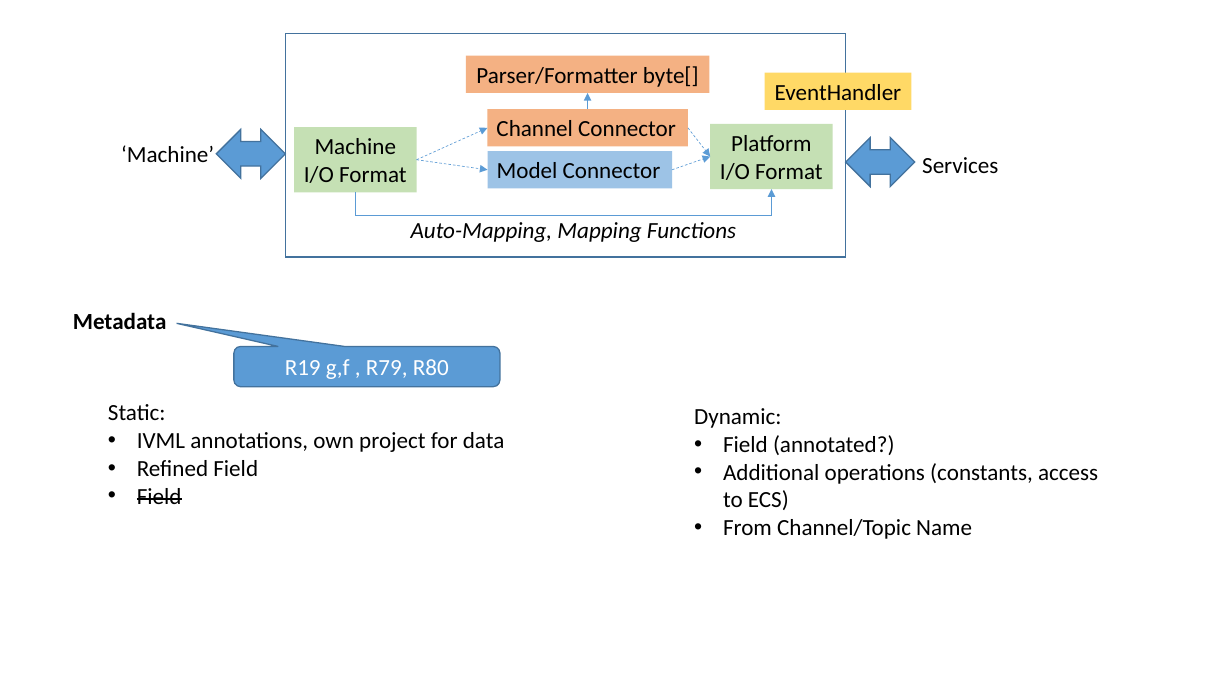
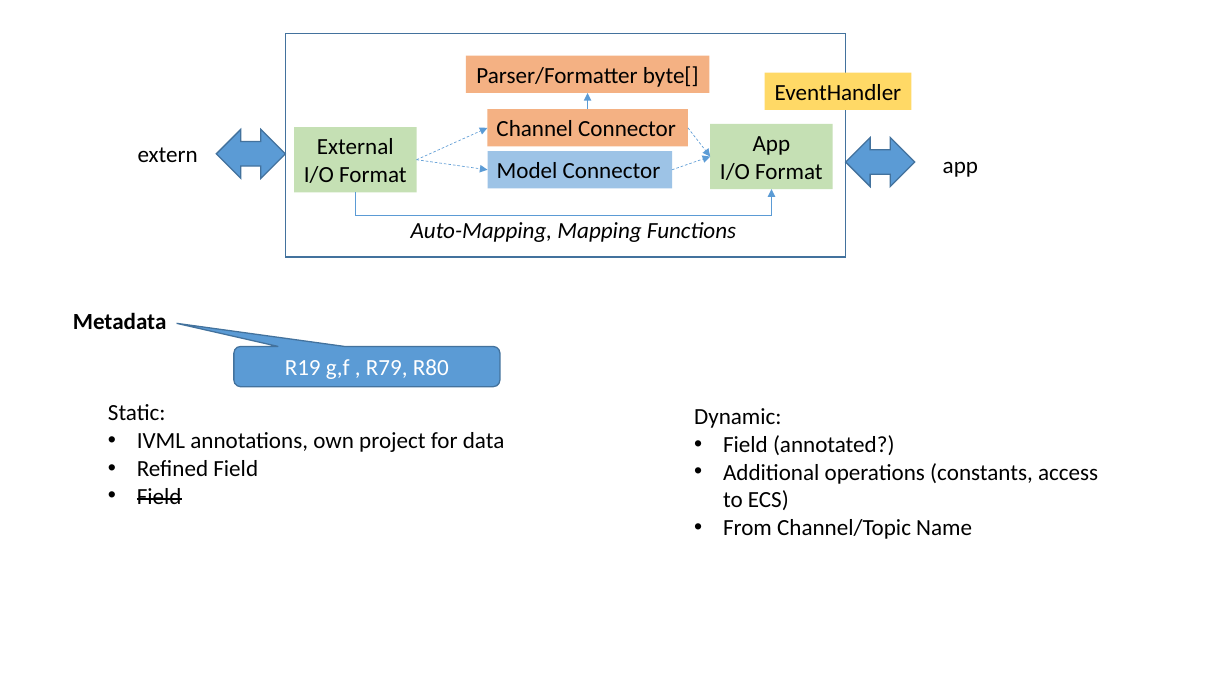
Before and after one commit to iip-ecosphere/platform, a slide deck: slide 61 of platform/documentation/src/HandbookFigures.pptx. Drawn at 1232x693 pixels with LibreOffice and Linux fonts; fonts in the diff are those of the drawing. Boxes give left, top, right and bottom in pixels: in the first picture for what was removed or moved away, otherwise in the second. Text is boxed around its words. In the diff, an @@ line names an element or a change of style, - is before the commit and + after.

```diff
--- a/platform/documentation/src/HandbookFigures.pptx
+++ b/platform/documentation/src/HandbookFigures.pptx
@@ text at <box>138,147,198,162</box>: text changed @@
-‘Machine’
+extern
@@ text in rectangle at <box>317,138,394,154</box>: text changed @@
-Machine
+External
@@ text in rectangle at <box>753,136,791,155</box>: text changed @@
-Platform
+App
@@ text at <box>943,161,978,177</box>: text changed @@
-Services
+app
```
Also in this commit, not shown: 1 other slide changed, 2 other files.
